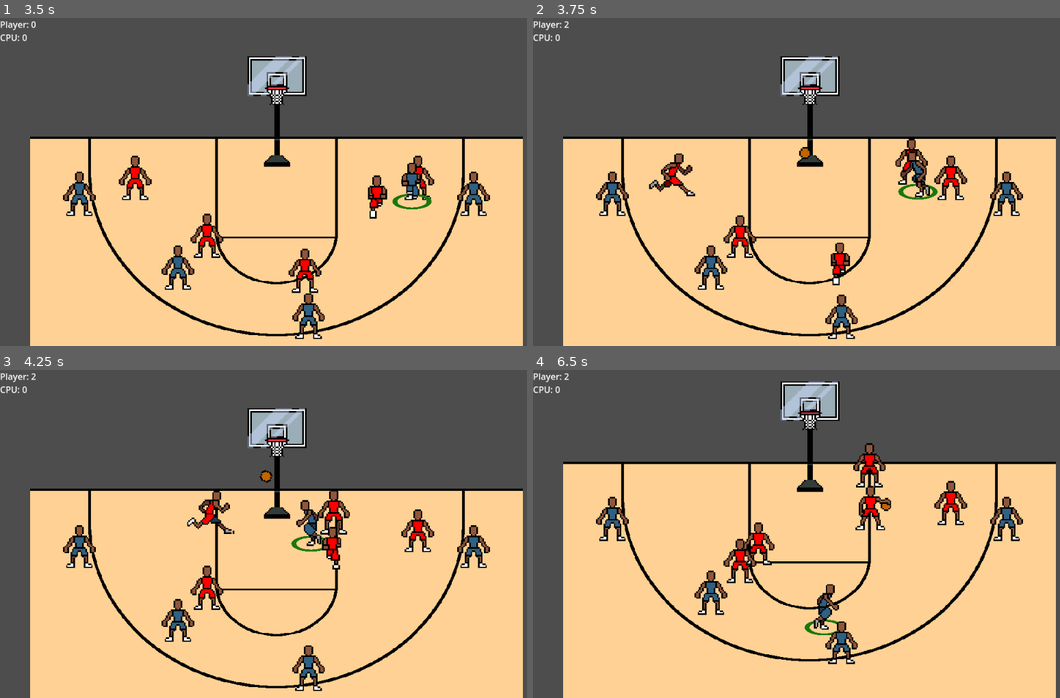
Above: before the commit, frames 1-4 (two rows, left to right).
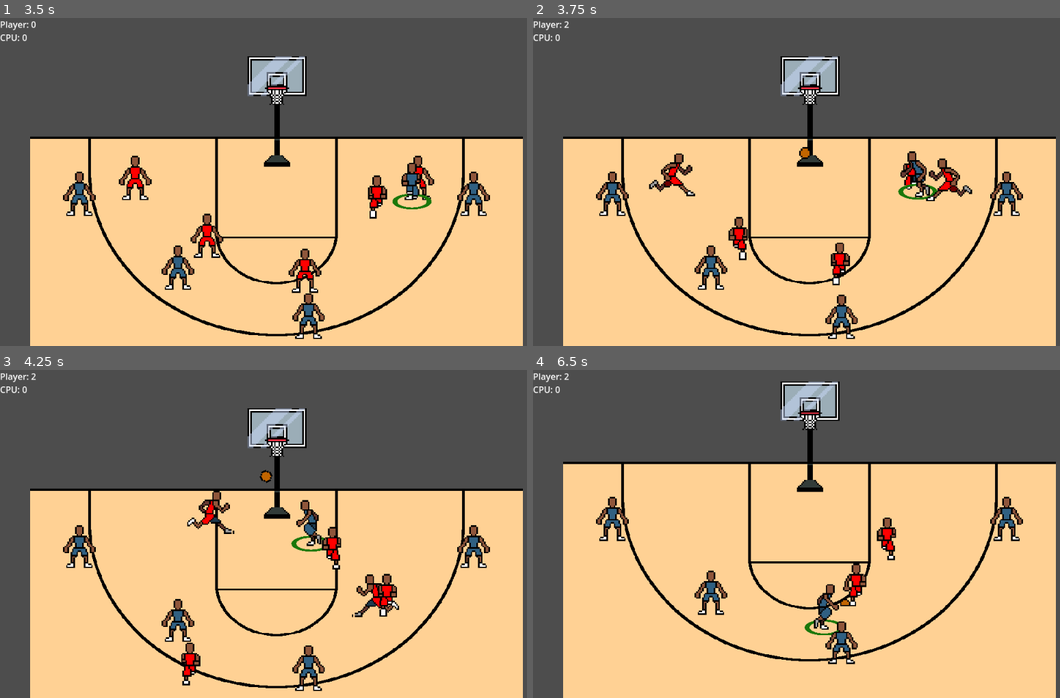
Above: after the commit, the same moments.

Repository: david8zhang/baller-quest-godot
Game: Godot game, scene res://scenes/Main.tscn
Two runs of this game, one before a commit and one after it. Both use one fixed random seed, a clock stepped at 60 frames per second and the inputs below.
Inputs:
- Up to frame 1 (3.5 s): hold Right (move_right) 0.53-1.28 s; tap Space (pass) at 0.6, 2.1 s; hold Down (move_down) 1.28-2.03 s; tap F (shoot_ball) at 1.35, 2.85 s; hold Right (move_right) 2.03-2.78 s; hold Up (move_up) from 2.78 s (still down)
- Up to frame 2 (3.75 s): release Up (move_up) at 3.53 s; hold Left (move_left) from 3.53 s (still down); tap Space (pass) at 3.6 s
- Up to frame 3 (4.25 s): keep holding Left (move_left)
- Up to frame 4 (6.5 s): tap F (shoot_ball) at 4.35, 5.85 s; release Left (move_left) at 5.03 s; hold Down (move_down) 5.03-5.78 s; tap Space (pass) at 5.1 s; hold Right (move_right) from 5.78 s (still down)

Frame 1 is identical in both runs. In frame 2, 1.3% of the frame differs, in the area x 36-84%, y 36-74%; in frame 3, 2.2%; in frame 4, 2.7%, in the area x 36-83%, y 22-73%.

Commit message:
added set up offense behavior

Diff:
--- a/prefab/CPUPlayer.tscn
+++ b/prefab/CPUPlayer.tscn
@@ -52,4 +52,4 @@
 debug_color = Color(0.980392, 0, 0.384314, 0.419608)
 
 [node name="CPUPlayerAI" parent="." node_paths=PackedStringArray("blackboard") instance=ExtResource("5_hvioe")]
-blackboard = NodePath("@Node@63020")
+blackboard = NodePath("@Node@19256")
--- a/prefab/CPUPlayerAI.tscn
+++ b/prefab/CPUPlayerAI.tscn
@@ -18,14 +18,21 @@
 [ext_resource type="Script" path="res://scripts/behavior-tree/IsInInboundPosition.gd" id="15_gn7uv"]
 [ext_resource type="Script" path="res://scripts/behavior-tree/GoToInboundPosition.gd" id="16_uydj0"]
 [ext_resource type="Script" path="res://scripts/behavior-tree/IsInboundRecieverInPosition.gd" id="17_ed5wq"]
+[ext_resource type="Script" path="res://scripts/behavior-tree/IsInOffensePhase.gd" id="17_uinn6"]
+[ext_resource type="Script" path="res://scripts/behavior-tree/IsInbounderOrInboundReceiver.gd" id="18_7sfn7"]
+[ext_resource type="Script" path="res://scripts/behavior-tree/IsInboundPhase.gd" id="18_c726m"]
 [ext_resource type="Script" path="res://scripts/behavior-tree/InboundBall.gd" id="18_qa53m"]
+[ext_resource type="Script" path="res://scripts/behavior-tree/IsInSetupOffensePhase.gd" id="19_883g1"]
 [ext_resource type="Script" path="res://scripts/behavior-tree/IsInboundReceiver.gd" id="19_fb524"]
 [ext_resource type="Script" path="res://scripts/behavior-tree/GoToReceiveInboundPosition.gd" id="20_4a8h4"]
+[ext_resource type="Script" path="res://scripts/behavior-tree/IsNotInOffensivePosition.gd" id="20_16f8x"]
+[ext_resource type="Script" path="res://scripts/behavior-tree/RunToOffensivePosition.gd" id="21_km6yb"]
+[ext_resource type="Script" path="res://scripts/behavior-tree/IsInDefensePhase.gd" id="23_rh043"]
 
 [node name="CPUPlayerAI" type="Node" node_paths=PackedStringArray("blackboard", "actor")]
 script = ExtResource("1_tnh4m")
-blackboard = NodePath("@Node@47614")
-actor = NodePath("")
+blackboard = NodePath("@Node@20358")
+actor = NodePath("..")
 
 [node name="InitSequence" type="Node" parent="."]
 script = ExtResource("2_1tbjo")
@@ -114,8 +121,47 @@
 [node name="Idle" type="Node" parent="InitSequence/RootSelector/ReceiveInboundSequence/GoToInboundRecvrPos"]
 script = ExtResource("5_qaiya")
 
+[node name="SetUpOffense" type="Node" parent="InitSequence/RootSelector"]
+script = ExtResource("2_1tbjo")
+
+[node name="NotInbounderOrSettingUp" type="Node" parent="InitSequence/RootSelector/SetUpOffense"]
+script = ExtResource("4_ab6bh")
+
+[node name="InboundingCondition" type="Node" parent="InitSequence/RootSelector/SetUpOffense/NotInbounderOrSettingUp"]
+script = ExtResource("2_1tbjo")
+
+[node name="NotInbounderOrRecvr" type="Node" parent="InitSequence/RootSelector/SetUpOffense/NotInbounderOrSettingUp/InboundingCondition"]
+script = ExtResource("5_dwrbi")
+
+[node name="IsInbounderOrInboundReceiver" type="Node" parent="InitSequence/RootSelector/SetUpOffense/NotInbounderOrSettingUp/InboundingCondition/NotInbounderOrRecvr"]
+script = ExtResource("18_7sfn7")
+
+[node name="IsInboundPhase" type="Node" parent="InitSequence/RootSelector/SetUpOffense/NotInbounderOrSettingUp/InboundingCondition"]
+script = ExtResource("18_c726m")
+
+[node name="IsInSetupOffensePhase" type="Node" parent="InitSequence/RootSelector/SetUpOffense/NotInbounderOrSettingUp"]
+script = ExtResource("19_883g1")
+
+[node name="RunToPosition" type="Node" parent="InitSequence/RootSelector/SetUpOffense"]
+script = ExtResource("4_ab6bh")
+
+[node name="RunToPositionSeq" type="Node" parent="InitSequence/RootSelector/SetUpOffense/RunToPosition"]
+script = ExtResource("2_1tbjo")
+
+[node name="NotInOffensivePosition" type="Node" parent="InitSequence/RootSelector/SetUpOffense/RunToPosition/RunToPositionSeq"]
+script = ExtResource("20_16f8x")
+
+[node name="RunToOffensivePosition" type="Node" parent="InitSequence/RootSelector/SetUpOffense/RunToPosition/RunToPositionSeq"]
+script = ExtResource("21_km6yb")
+
+[node name="Idle" type="Node" parent="InitSequence/RootSelector/SetUpOffense/RunToPosition"]
+script = ExtResource("5_qaiya")
+
 [node name="DefenseSequence" type="Node" parent="InitSequence/RootSelector"]
 script = ExtResource("2_1tbjo")
+
+[node name="IsInDefensePhase" type="Node" parent="InitSequence/RootSelector/DefenseSequence"]
+script = ExtResource("23_rh043")
 
 [node name="TeamDoesNotHavePoss" type="Node" parent="InitSequence/RootSelector/DefenseSequence"]
 script = ExtResource("5_dwrbi")
@@ -147,6 +193,9 @@
 [node name="OffenseSequence" type="Node" parent="InitSequence/RootSelector"]
 script = ExtResource("2_1tbjo")
 
+[node name="IsInOffensePhase" type="Node" parent="InitSequence/RootSelector/OffenseSequence"]
+script = ExtResource("17_uinn6")
+
 [node name="TeamHasPossession" type="Node" parent="InitSequence/RootSelector/OffenseSequence"]
 script = ExtResource("6_3n7vt")
 
--- a/prefab/Player.tscn
+++ b/prefab/Player.tscn
@@ -81,5 +81,5 @@
 debug_color = Color(0.980392, 0, 0.384314, 0.419608)
 
 [node name="PlayerAI" parent="." node_paths=PackedStringArray("blackboard", "actor") instance=ExtResource("15_cfbit")]
-blackboard = NodePath("@Node@66757")
+blackboard = NodePath("@Node@19767")
 actor = NodePath("..")
--- a/prefab/PlayerAI.tscn
+++ b/prefab/PlayerAI.tscn
@@ -18,8 +18,8 @@
 
 [node name="PlayerAI" type="Node" node_paths=PackedStringArray("blackboard", "actor")]
 script = ExtResource("1_dm2qq")
-blackboard = NodePath("@Node@20274")
-actor = NodePath("..")
+blackboard = NodePath("@Node@20277")
+actor = NodePath("")
 
 [node name="SequenceComposite" type="Node" parent="."]
 script = ExtResource("3_202us")
--- a/scripts/Ball.gd
+++ b/scripts/Ball.gd
@@ -68,7 +68,6 @@
 
 
 func _on_player_detector_body_entered(body):
-	print("Collided with player")
 	var player = body as CourtPlayer
 	player.handle_ball_collision(self)
 
--- a/scripts/CourtPlayer.gd
+++ b/scripts/CourtPlayer.gd
@@ -218,6 +218,16 @@
 	if ball.shot_status == ShotMeter.SHOT_RESULT.MAKE:
 		var points_scored = 2 if last_shot_type == Game.SHOT_TYPE.TWO_POINTER else 3
 		game.scoreboard.add_score(side, points_scored)
+		ball.curr_poss_status = Ball.POSS_STATUS.PLAYER_JUST_SCORED
+		var didPlayerScore = side == Game.SIDE.PLAYER
+		if didPlayerScore:
+			cpu_manager.assign_inbounder_and_receiver()
+			cpu_manager.curr_team_phase = Manager.TEAM_PHASE.INBOUNDING
+			player_manager.curr_team_phase = Manager.TEAM_PHASE.SETTING_UP_DEFENSE
+		else:
+			player_manager.assign_inbounder_and_receiver()
+			player_manager.curr_team_phase = Manager.TEAM_PHASE.INBOUNDING
+			cpu_manager.curr_team_phase = Manager.TEAM_PHASE.SETTING_UP_DEFENSE
 	ball.enable_player_detector()
 	can_gain_possession = true
 	timer.queue_free()
--- a/scripts/Game.gd
+++ b/scripts/Game.gd
@@ -35,6 +35,9 @@
 	if player_manager.selected_player != null:
 		camera.reparent(player_manager.selected_player)
 
+	player_manager.curr_team_phase = Manager.TEAM_PHASE.IN_OFFENSE
+	cpu_manager.curr_team_phase = Manager.TEAM_PHASE.IN_DEFENSE
+
 	ball = ball_scene.instantiate() as Ball
 	ball.set_gravity_scale(0)
 	ball.hide()
--- a/scripts/Manager.gd
+++ b/scripts/Manager.gd
@@ -1,5 +1,13 @@
 class_name Manager
 extends Node
+
+enum TEAM_PHASE {
+	IN_OFFENSE,
+	IN_DEFENSE,
+	SETTING_UP_OFFENSE,
+	SETTING_UP_DEFENSE,
+	INBOUNDING
+}
 
 @export var player_scene: PackedScene
 @onready var game = get_node("/root/Main") as Game
@@ -8,6 +16,7 @@
 var players: Array[CourtPlayer] = []
 var inbounder
 var inbound_receiver
+var curr_team_phase: TEAM_PHASE
 
 func setup_defense():
 	pass
@@ -69,3 +78,4 @@
 func on_inbound_complete():
 	inbounder = null
 	inbound_receiver = null
+	curr_team_phase = TEAM_PHASE.SETTING_UP_OFFENSE
--- a/scripts/PlayerCourtPlayer.gd
+++ b/scripts/PlayerCourtPlayer.gd
@@ -51,11 +51,9 @@
 	custom_jump_complete_cb.call()
 
 
-func on_shot_complete(ball: Ball, timer: Timer):
-	if ball.shot_status == ShotMeter.SHOT_RESULT.MAKE:
-		ball.curr_poss_status = Ball.POSS_STATUS.PLAYER_JUST_SCORED
-		cpu_manager.assign_inbounder_and_receiver()
-	super.on_shot_complete(ball, timer)
+# func on_shot_complete(ball: Ball, timer: Timer):
+
+	# super.on_shot_complete(ball, timer)
 
 
 func select():
--- /dev/null
+++ b/scripts/behavior-tree/IsInDefensePhase.gd
@@ -0,0 +1,7 @@
+class_name IsInDefensePhase
+extends ConditionLeaf
+
+func tick(actor: Node, _blackboard: Blackboard):
+	var player = actor as CourtPlayer
+	var manager = player.get_manager() as Manager
+	return SUCCESS if manager.curr_team_phase == Manager.TEAM_PHASE.IN_DEFENSE else FAILURE
--- /dev/null
+++ b/scripts/behavior-tree/IsInOffensePhase.gd
@@ -0,0 +1,7 @@
+class_name IsInOffensePhase
+extends ConditionLeaf
+
+func tick(actor: Node, _blackboard: Blackboard):
+	var player = actor as CourtPlayer
+	var manager = player.get_manager() as Manager
+	return SUCCESS if manager.curr_team_phase == Manager.TEAM_PHASE.IN_OFFENSE else FAILURE
--- /dev/null
+++ b/scripts/behavior-tree/IsInSetupOffensePhase.gd
@@ -0,0 +1,7 @@
+class_name IsInSetupOffensePhase
+extends ConditionLeaf
+
+func tick(actor: Node, _blackboard: Blackboard):
+	var player = actor as CourtPlayer
+	var manager = player.get_manager() as Manager
+	return SUCCESS if manager.curr_team_phase == Manager.TEAM_PHASE.SETTING_UP_OFFENSE else FAILURE
--- /dev/null
+++ b/scripts/behavior-tree/IsInboundPhase.gd
@@ -0,0 +1,7 @@
+class_name IsInboundPhase
+extends ConditionLeaf
+
+func tick(actor: Node, _blackboard: Blackboard):
+	var player = actor as CourtPlayer
+	var manager = player.get_manager() as Manager
+	return SUCCESS if manager.curr_team_phase == Manager.TEAM_PHASE.INBOUNDING else FAILURE
Not shown: 1 places in prefab/CPUPlayerAI.tscn that only renumber resources
